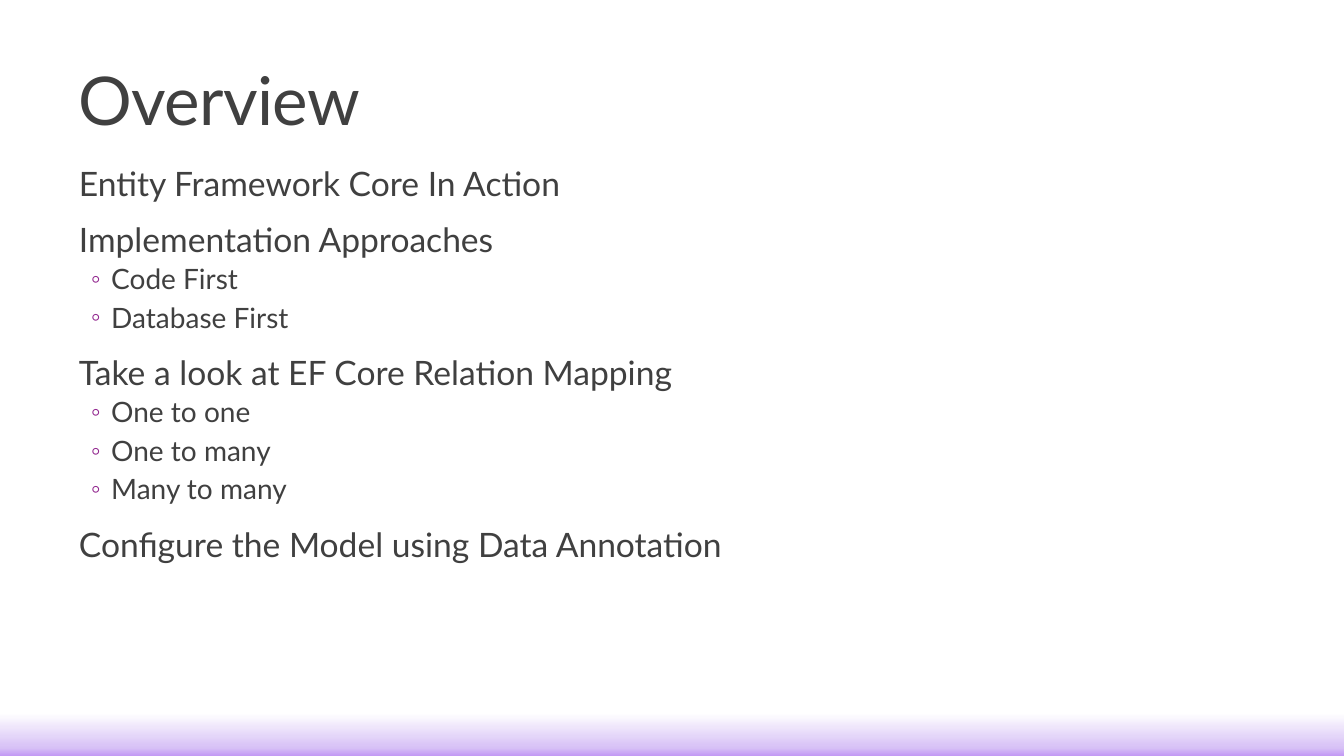
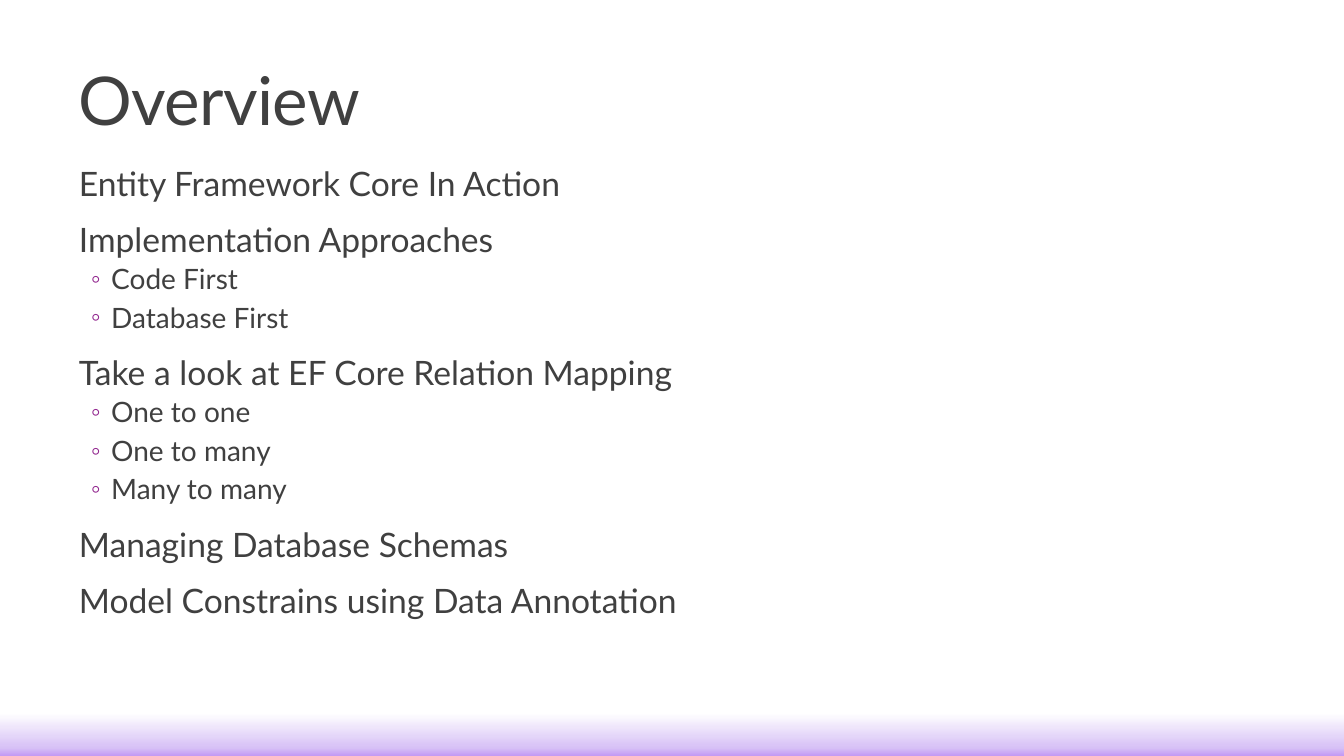
Before and after one commit to c0j0s/StudentManagementSystem, a slide deck: slide 2 of Training Materials/Lecture/2. Implementing EF Core in Your Solution.pptx. Drawn at 1344x756 pixels with LibreOffice and Linux fonts; fonts in the diff are those of the drawing. Boxes give left, top, right and bottom in pixels: in the first picture for what was removed or moved away, otherwise in the second. Text is boxed around its words. In the diff, an @@ line names an element or a change of style, - is before the commit and + after.

```diff
--- a/Training Materials/Lecture/2. Implementing EF Core in Your Solution.pptx
+++ b/Training Materials/Lecture/2. Implementing EF Core in Your Solution.pptx
@@ text at [79,532,677,619]: text changed @@
-  Configure the Model using Data Annotation
+  Managing Database Schemas
+  Model Constrains using Data Annotation
```
Also in this commit, not shown: 16 other slides changed, 5 other files.
